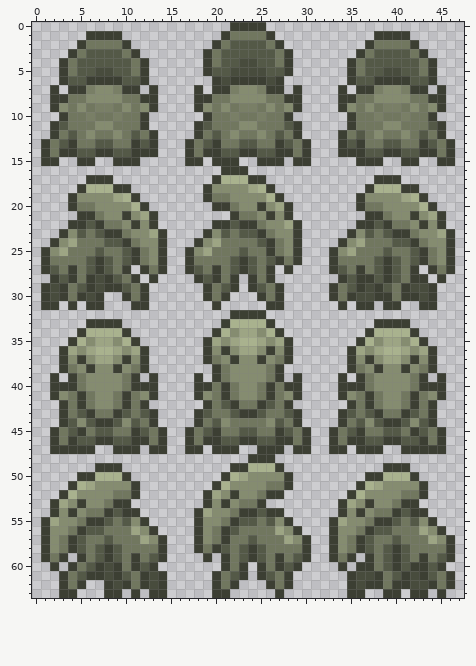
Two versions of one pixel-art sprite, sprite/creature/gork/PNG/32x32_scale/gork-NESW.png. Above, as it was before the edit.
The file is 96x128 pixels, drawn in blocks of 2x2; one block is one cell here. Colours within 5 levels of each other are drawn and written as one.
The same view after the edit:
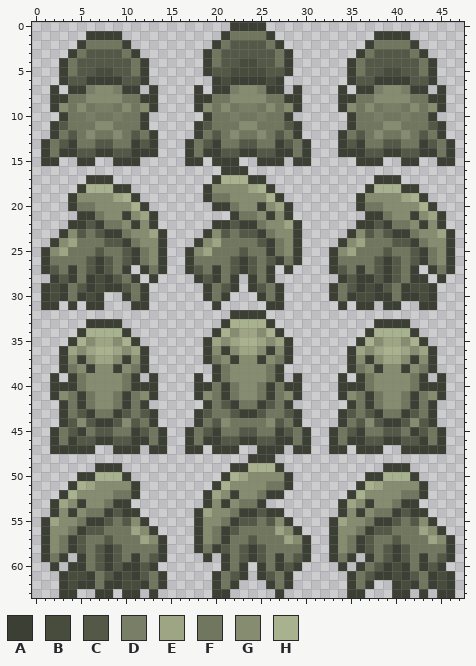
Palette (. is transparent): A #3c3f33  B #484c3d  C #545947  D #797f66  E #9da584  F #71775f  G #858c70  H #a9b28e
Log entry: Re-ordered gork sprite west-facing frames
Changes in this commit:
y 60: x 5..10 FCABAF -> AFCACA; x 37..42 AFCACA -> FCABAF
y 61: x 4..5 FC -> BB; x 7..8 AB -> FC; x 10..13 CFAB -> BACF; x 36..37 BB -> FC; x 39..40 FC -> AB; x 42..45 BACF -> CFAB
y 62: x 4 F -> B; x 6..7 .. -> AF; x 9..11 BAF -> ABB; x 13 B -> F; x 36 B -> F; x 38..39 AF -> ..; x 41..43 ABB -> BAF; x 45 F -> B
y 63: x 7 . -> A; x 9..10 A. -> .A; x 14 A -> .; x 39 A -> .; x 41..42 .A -> A.; x 46 . -> A
Boxes around the changes in both pictures, in picture pixels (x1, y1, x2, y2):
changed: (68, 562, 167, 598)
changed: (356, 562, 455, 598)
